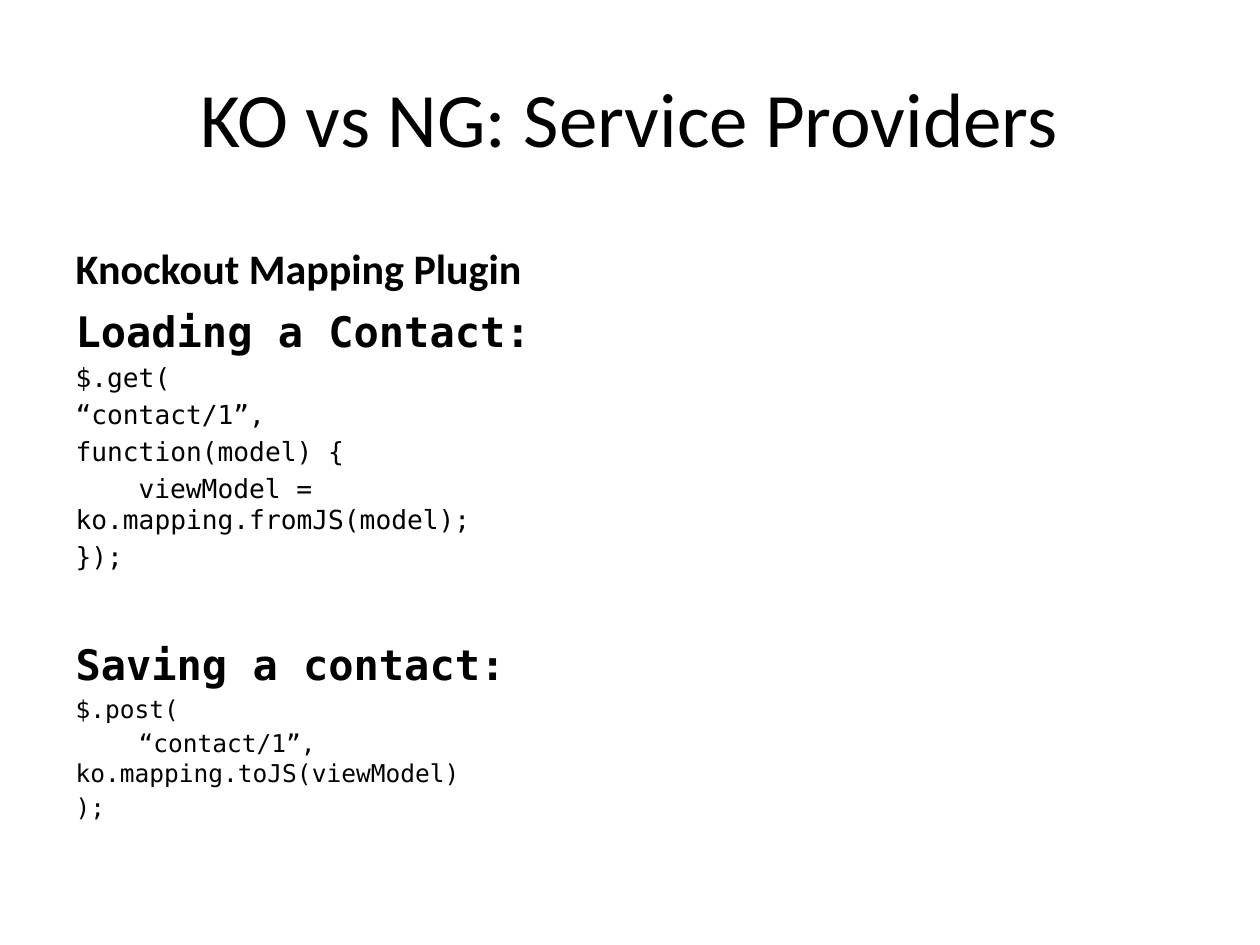
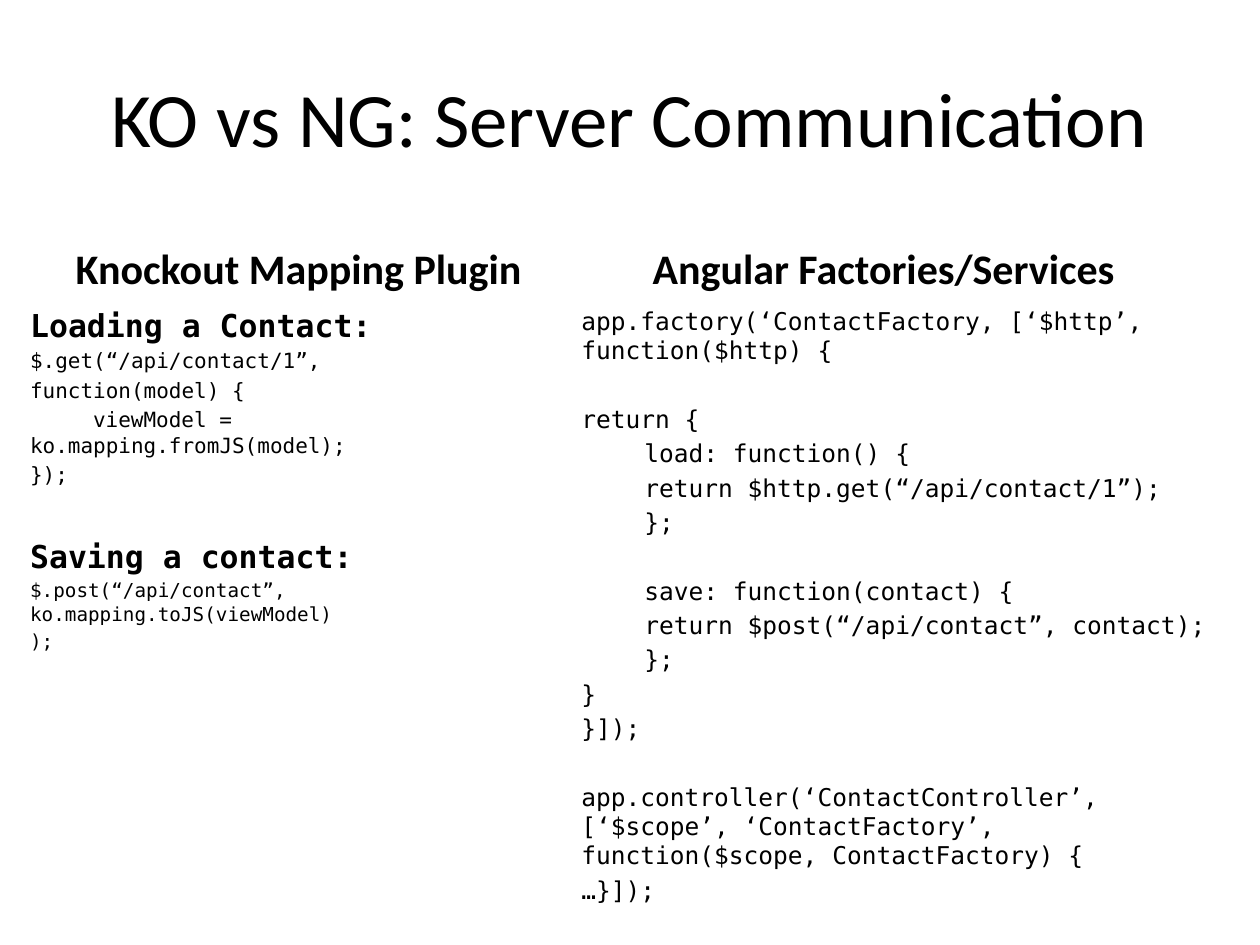
Before and after one commit to Moollihawkja/KOvsNG, a slide deck: slide 15 of KOvsNG.pptx (slide 16 before the commit). Drawn at 1260x945 pixels with LibreOffice and Linux fonts; fonts in the diff are those of the drawing. Boxes give left, top, right and bottom in pixels: in the first picture for what was removed or moved away, otherwise in the second. Text is boxed around its words. In the diff, an @@ line names an element or a change of style, - is before the commit and + after.

Commit message:
Added Angular learning

```diff
--- a/KOvsNG.pptx
+++ b/KOvsNG.pptx
@@ title at <box>111,93,1147,148</box>: text changed @@
-KO vs NG: Service Providers
+KO vs NG: Server Communication
@@ text added at <box>653,254,1114,291</box>, 24 pt, text #000000, bold @@
+Angular Factories/Services
@@ text "Loading a Contact:": place and size @@
-text "Loading a Contact:" at <box>76,313,530,788</box>
+text "Loading a Contact:" at <box>30,311,372,625</box>
@@ text at <box>30,311,372,575</box>: size 24 to 18 pt in "Loading a Contact:", "Saving a contact:"; size 15 to 12 pt in "function(model) {", "viewModel = ko.mapping.fromJS(model);", "});"; size 14 to 11 pt in ");"; less space between paragraphs @@
@@ text added at <box>581,311,1205,869</box>, 14 pt, text #000000 @@
+app.factory(‘ContactFactory, [‘$http’, function($http) {
+return {
+load: function() {
+return $http.get(“/api/contact/1”);
+};
+save: function(contact) {
+return $post(“/api/contact”, contact);
+};
+}
+}]);
+app.controller(‘ContactController’, [‘$scope’, ‘ContactFactory’, function($scope, ContactFactory) {
+…}]);
@@ text at <box>30,352,320,373</box>: text changed; size 15 to 12 pt @@
-$.get(
-“contact/1”,
+$.get(“/api/contact/1”,
@@ text at <box>30,582,332,625</box>: text changed; size 14 to 11 pt @@
-$.post(
-“contact/1”, ko.mapping.toJS(viewModel)
+$.post(“/api/contact”, ko.mapping.toJS(viewModel)
```
Also in this commit, not shown: 14 other slides changed, 1 slide added, 1 slide removed, 5 other files.
